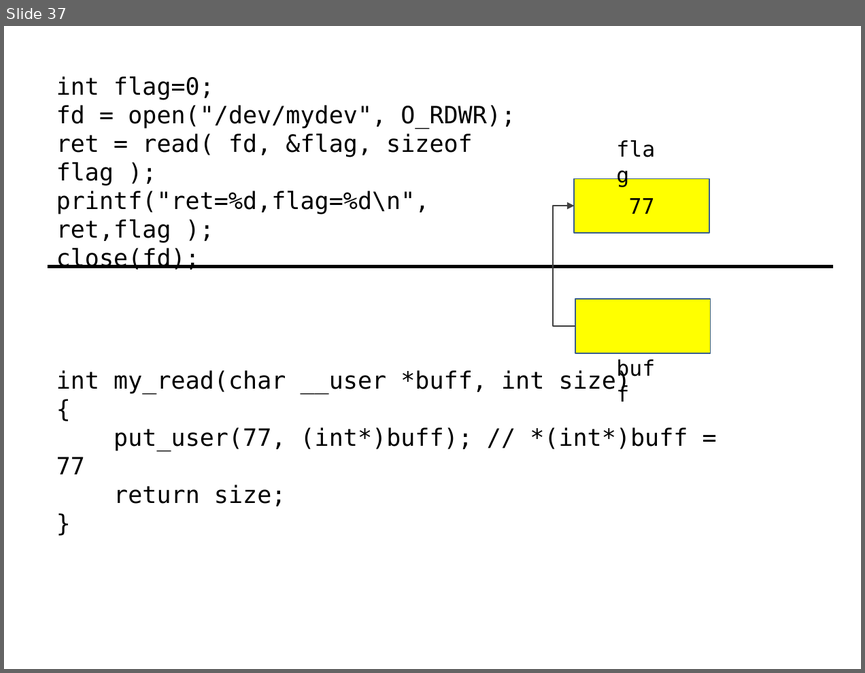
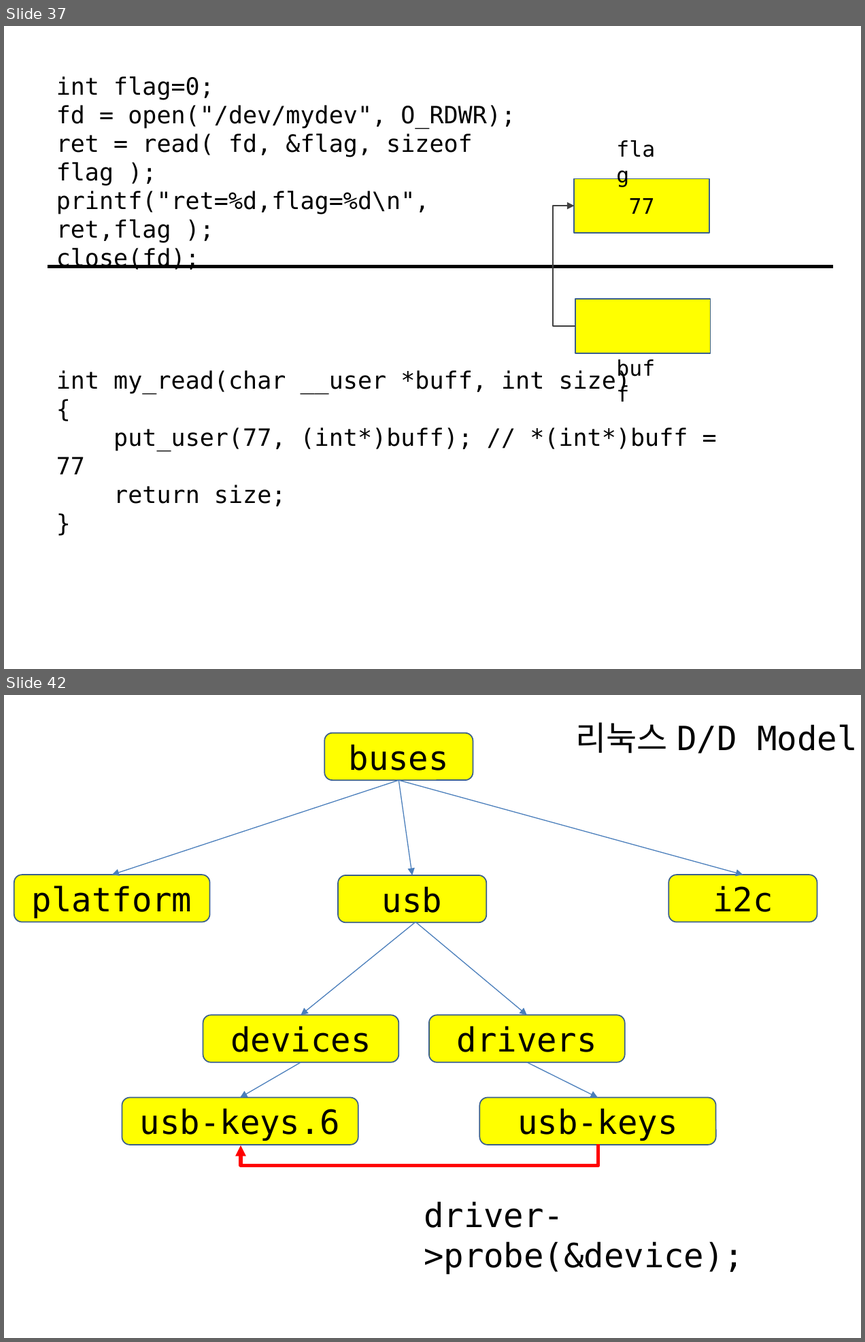
Before and after one commit to imguru-mooc/android-kernel, a slide deck: 03_day.pptx. Shown one above the other, each under a label of ours: slide 37 before the commit, slides 37 and 42 after it; the slides between them are not shown. The pictures are 865x673 and 865x1342 pixels, drawn with LibreOffice and Linux fonts; fonts in the diff are those of the drawing. Boxes give left, top, right and bottom in pixels: in the first picture for what was removed or moved away, otherwise in the second. Text is boxed around its words. In the diff, an @@ line names an element or a change of style, - is before the commit and + after.

```diff
--- a/03_day.pptx
+++ b/03_day.pptx
@@ slide 42 added at (4,695,861,1338), background #FFFFFF @@
@@ rounded rectangle added at (324,732,473,780), fill #FFFF00, outline #3A5F8C 1 pt, 28 pt, text #000000 @@
+buses
@@ text added at (576,722,857,753), 28 pt, text #000000 @@
+리눅스 D/D Model
@@ arrow added from (399, 780) to (112, 875), #4B7EBC 0.75 pt @@
@@ arrow added from (399, 780) to (412, 875), #4B7EBC 0.75 pt @@
@@ arrow added from (399, 780) to (742, 875), #4B7EBC 0.75 pt @@
@@ rounded rectangle added at (14,875,209,922), fill #FFFF00, outline #3A5F8C 1 pt, 28 pt, text #000000 @@
+platform
@@ rounded rectangle added at (338,875,486,922), fill #FFFF00, outline #3A5F8C 1 pt, 28 pt, text #000000 @@
+usb
@@ rounded rectangle added at (669,875,817,922), fill #FFFF00, outline #3A5F8C 1 pt, 28 pt, text #000000 @@
+i2c
@@ arrow added from (415, 922) to (300, 1015), #4B7EBC 0.75 pt @@
@@ arrow added from (415, 922) to (527, 1015), #4B7EBC 0.75 pt @@
@@ rounded rectangle added at (203,1015,398,1062), fill #FFFF00, outline #3A5F8C 1 pt, 28 pt, text #000000 @@
+devices
@@ rounded rectangle added at (429,1015,624,1062), fill #FFFF00, outline #3A5F8C 1 pt, 28 pt, text #000000 @@
+drivers
@@ arrow added from (300, 1062) to (239, 1097), #4B7EBC 0.75 pt @@
@@ arrow added from (527, 1062) to (598, 1097), #4B7EBC 0.75 pt @@
@@ rounded rectangle added at (122,1097,359,1144), fill #FFFF00, outline #3A5F8C 1 pt, 28 pt, text #000000 @@
+usb-keys.6
@@ rounded rectangle added at (479,1097,716,1144), fill #FFFF00, outline #3A5F8C 1 pt, 28 pt, text #000000 @@
+usb-keys
@@ elbow arrow added from (598, 1144) to (241, 1145), #FF0000 3 pt @@
@@ text added at (424,1201,744,1274), 28 pt, text #000000 @@
+driver->probe(&device);
```
Also in this commit, not shown: 4 other slides added.
